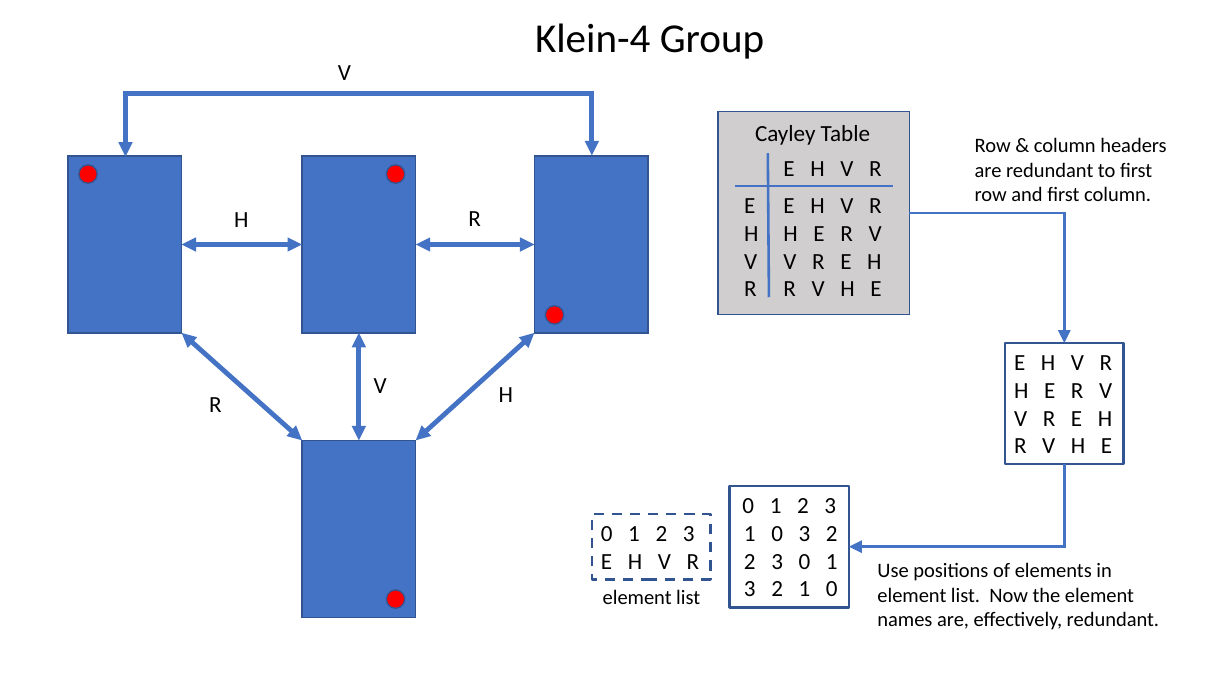
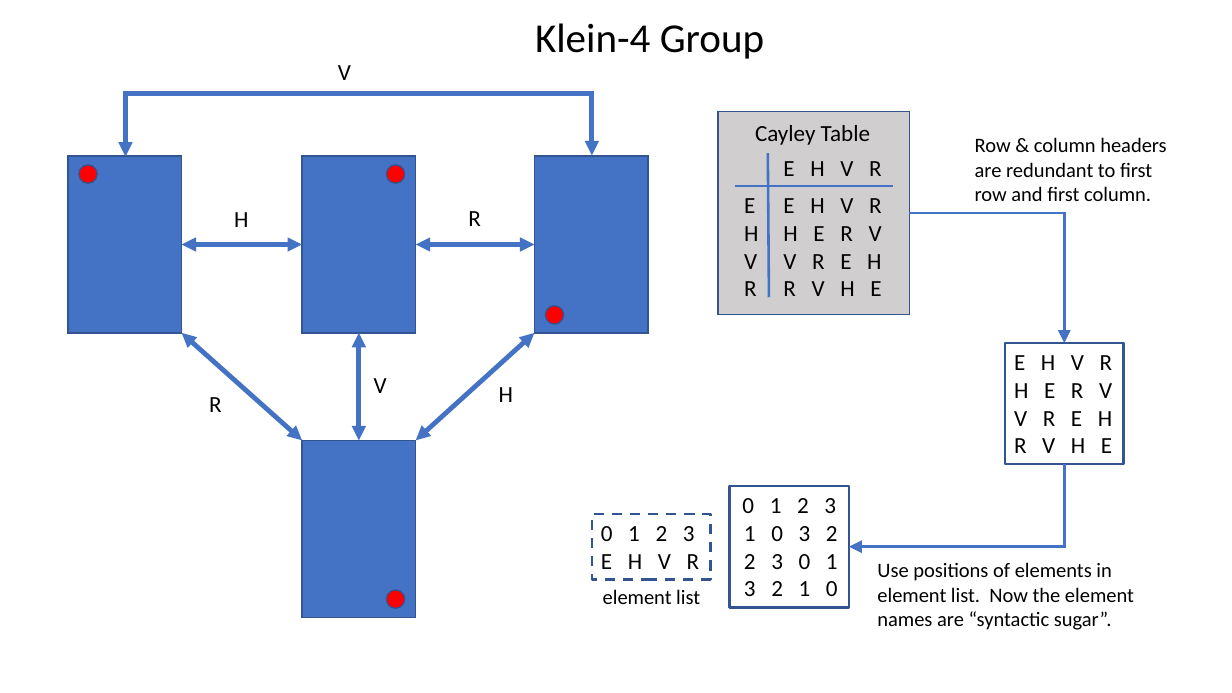
Before and after one commit to alreich/abstract_algebra, a slide deck: slide 1 of misc/group_representation.pptx. Drawn at 1232x693 pixels with LibreOffice and Linux fonts; fonts in the diff are those of the drawing. Boxes give left, top, right and bottom in pixels: in the first picture for what was removed or moved away, otherwise in the second. Text is boxed around its words. In the diff, an @@ line names an element or a change of style, - is before the commit and + after.

```diff
--- a/misc/group_representation.pptx
+++ b/misc/group_representation.pptx
@@ text at bbox=[877, 562, 1134, 630]: text changed @@
-Use positions of elements in element list. Now the element names are, effectively, redundant.
+Use positions of elements in element list. Now the element names are “syntactic sugar”.
```
Also in this commit, not shown: 1 slide added, 6 other files.
